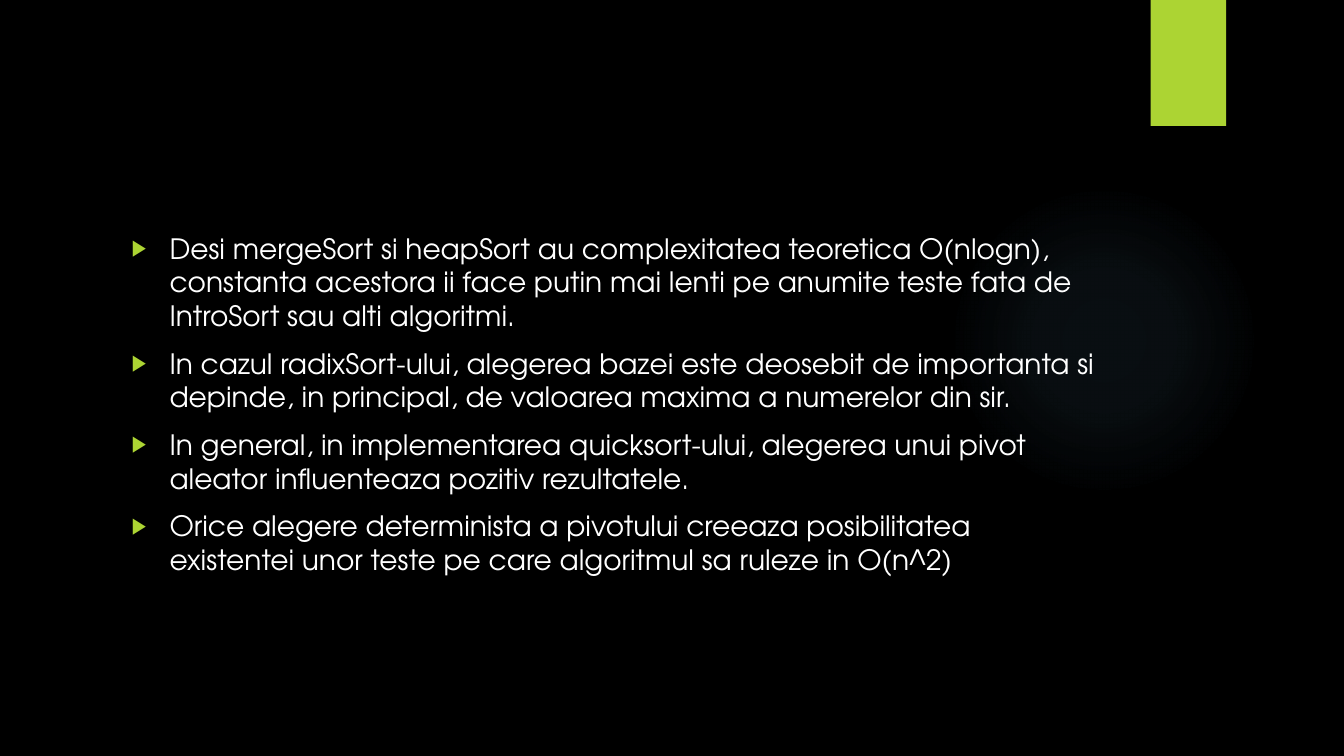
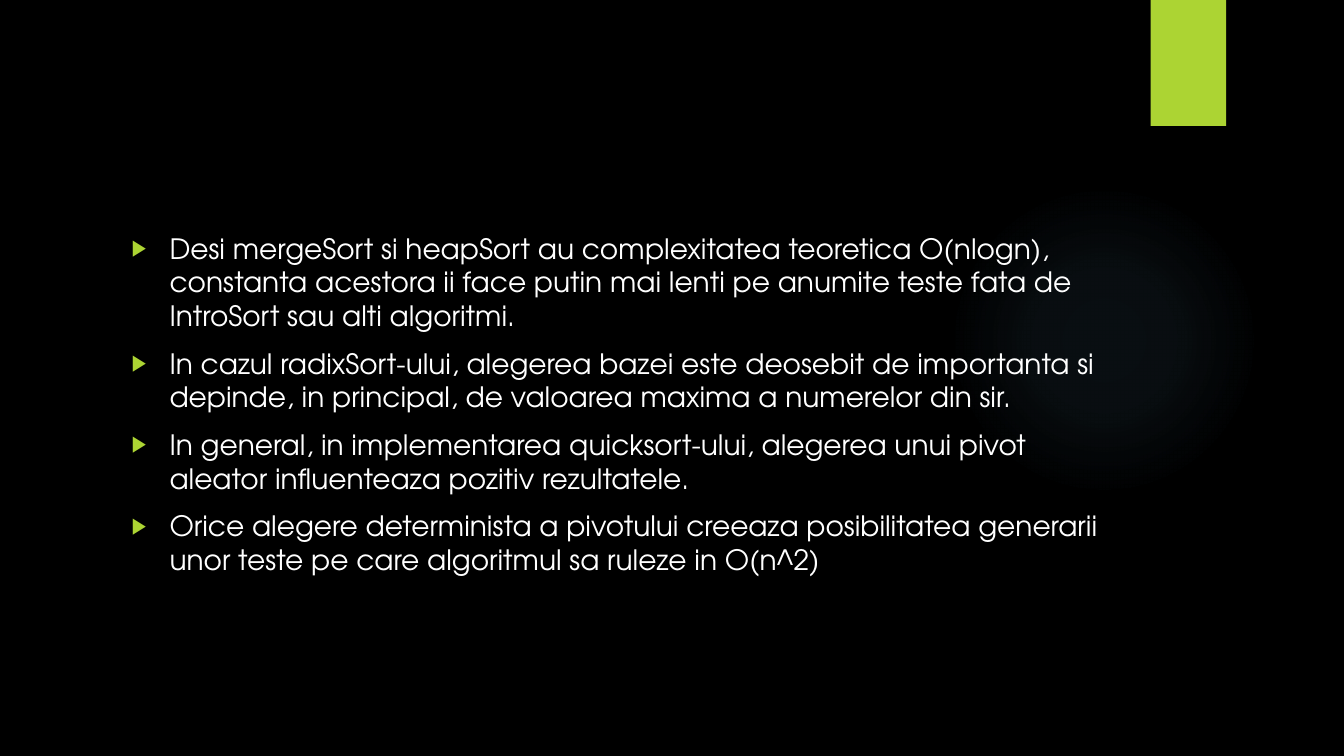
Before and after one commit to IonutAnghelina/Tema1-Sortari, a slide deck: slide 16 of Algoritmi de sortare a sirurilor de numere naturale.pptx. Drawn at 1344x756 pixels with LibreOffice and Linux fonts; fonts in the diff are those of the drawing; background and template pictures are left out. Boxes give left, top, right and bottom in pixels: in the first picture for what was removed or moved away, otherwise in the second. Text is boxed around its words. In the diff, an @@ line names an element or a change of style, - is before the commit and + after.

```diff
--- a/Algoritmi de sortare a sirurilor de numere naturale.pptx
+++ b/Algoritmi de sortare a sirurilor de numere naturale.pptx
@@ text at (x1=170, y1=515, x2=1097, y2=576): text changed @@
-▶ Orice alegere determinista a pivotului creeaza posibilitatea existentei unor teste pe care algoritmul sa ruleze in O(n^2)
+▶ Orice alegere determinista a pivotului creeaza posibilitatea generarii unor teste pe care algoritmul sa ruleze in O(n^2)
```
Also in this commit, not shown: 2 other slides changed.
